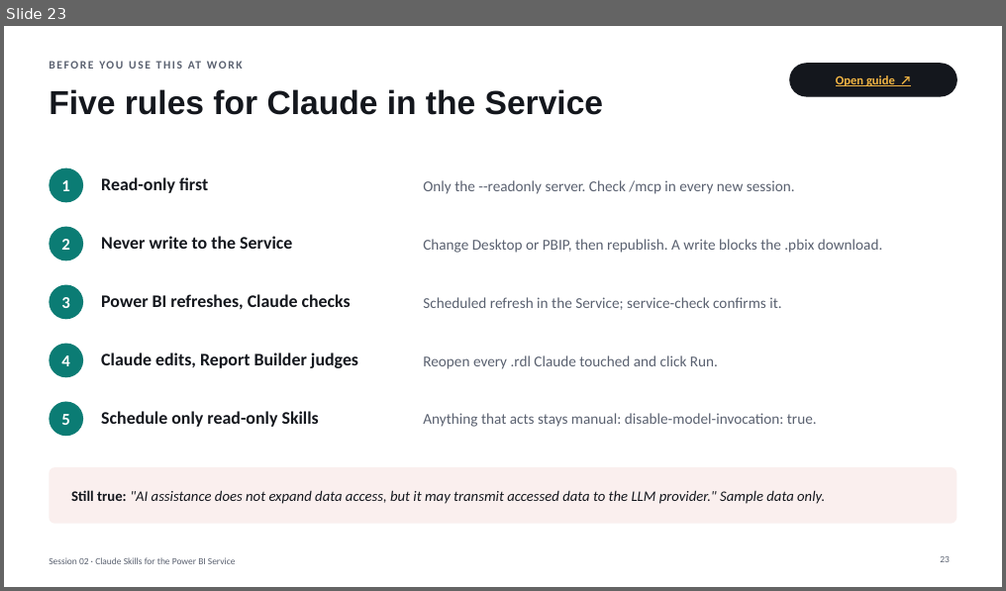
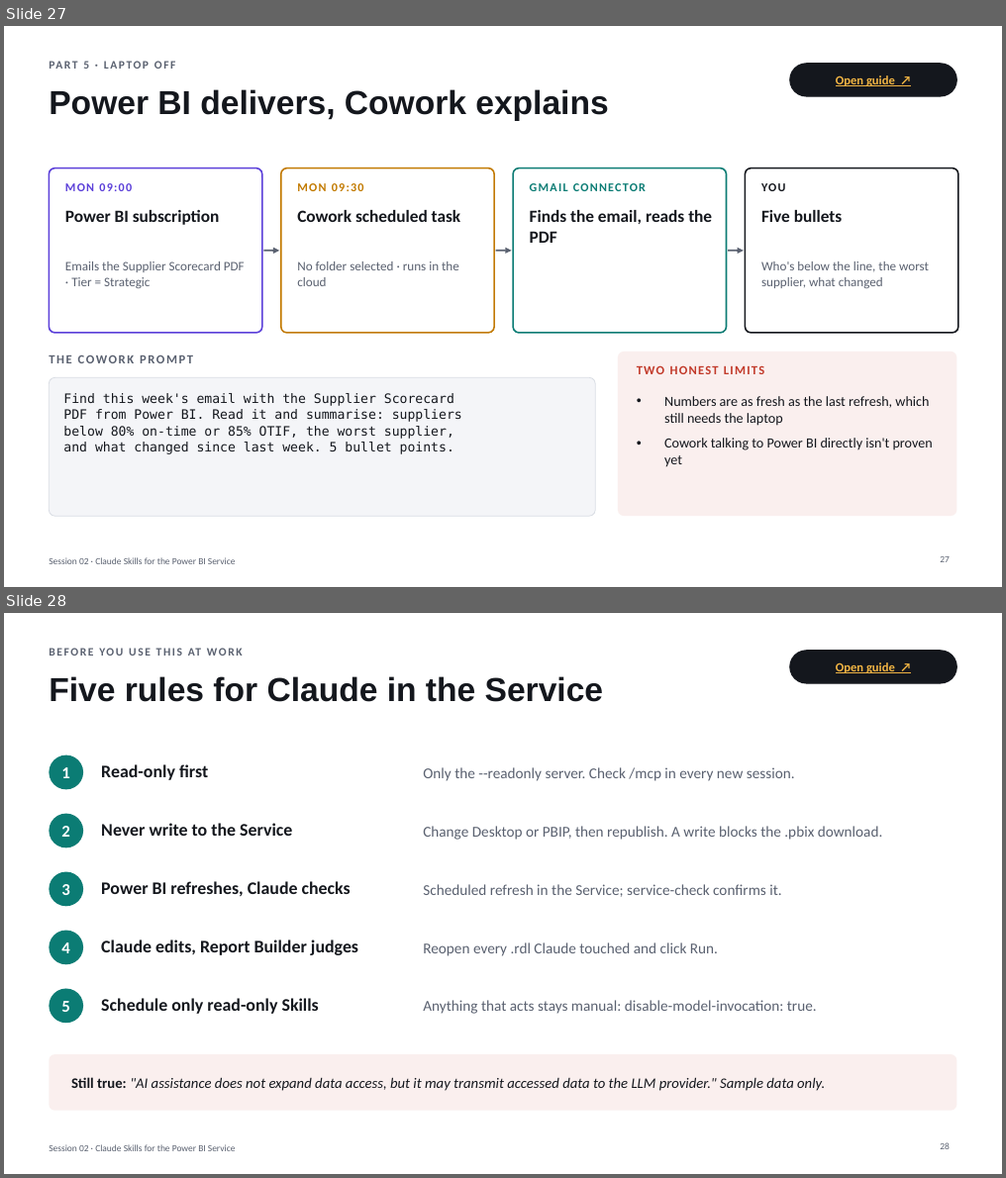
Before and after one commit to kumar98rishav-oss/Claude-AI-Power-BI, a slide deck: session-02/Session02_PowerBI_Service_Paginated_Skills.pptx. Shown one above the other, each under a label of ours: slide 23 before the commit, slides 27 and 28 after it. The pictures are 1006x591 and 1006x1178 pixels, drawn with LibreOffice and Linux fonts; fonts in the diff are those of the drawing. Boxes give left, top, right and bottom in pixels: in the first picture for what was removed or moved away, otherwise in the second. Text is boxed around its words. In the diff, an @@ line names an element or a change of style, - is before the commit and + after.

```diff
--- a/session-02/Session02_PowerBI_Service_Paginated_Skills.pptx
+++ b/session-02/Session02_PowerBI_Service_Paginated_Skills.pptx
@@ slide 27 added at [4,26,1002,587], background #FFFFFF; not listed: 1 template element that a slide beside it also shows @@
@@ text added at [83,61,89,69], 11 pt, text #5A6170, bold @@
+PART 5 · LAPTOP OFF
@@ rounded rectangle added at [790,64,957,96], fill #14171D, outline #14171D 1 pt @@
@@ text added at [836,76,895,86], 12 pt, text #F2B544, bold, underline @@
+Open guide ↗
@@ title added at [49,89,608,121], 32 pt, text #14171D, bold @@
+Power BI delivers, Cowork explains
@@ rounded rectangle added at [49,169,262,333], fill #FFFFFF, outline #5B3FD9 1.5 pt @@
@@ rounded rectangle added at [281,169,494,333], fill #FFFFFF, outline #C27A00 1.5 pt @@
@@ rounded rectangle added at [513,169,727,333], fill #FFFFFF, outline #0B7C74 1.5 pt @@
@@ rounded rectangle added at [746,169,958,333], fill #FFFFFF, outline #14171D 1.5 pt @@
@@ text added at [65,183,132,191], 11.5 pt, text #5B3FD9, bold @@
+MON 09:00
@@ text added at [297,183,364,191], 11.5 pt, text #C27A00, bold @@
+MON 09:30
@@ text added at [530,179,713,202], 11.5 pt, text #0B7C74, bold @@
+GMAIL CONNECTOR
@@ text added at [761,179,945,202], 11.5 pt, text #14171D, bold @@
+YOU
@@ text added at [65,210,220,225], 16.5 pt, text #14171D, bold @@
+Power BI subscription
@@ text added at [297,210,461,222], 16.5 pt, text #14171D, bold @@
+Cowork scheduled task
@@ text added at [530,210,712,243], 16.5 pt, text #14171D, bold @@
+Finds the email, reads the PDF
@@ text added at [761,210,842,222], 16.5 pt, text #14171D, bold @@
+Five bullets
@@ text added at [65,262,245,288], 12.5 pt, text #5A6170 @@
+Emails the Supplier Scorecard PDF · Tier = Strategic
@@ arrow added from (263, 251) to (279, 251), #5A6170 1.75 pt @@
@@ text added at [297,262,459,286], 12.5 pt, text #5A6170 @@
+No folder selected · runs in the cloud
@@ arrow added from (496, 251) to (512, 251), #5A6170 1.75 pt @@
@@ arrow added from (728, 251) to (744, 251), #5A6170 1.75 pt @@
@@ text added at [761,262,929,288], 12.5 pt, text #5A6170 @@
+Who's below the line, the worst supplier, what changed
@@ rounded rectangle added at [618,352,957,516], fill #C23A2A at 8% opacity @@
@@ text added at [49,356,193,364], 12 pt, text #5A6170, bold @@
+THE COWORK PROMPT
@@ rounded rectangle added at [49,377,595,516], fill #F4F5F8, outline #D9DDE4 0.75 pt @@
@@ text added at [637,366,764,374], 12 pt, text #C23A2A, bold @@
+TWO HONEST LIMITS
@@ text added at [63,393,462,455], 12.5 pt, text #14171D @@
+Find this week's email with the Supplier Scorecard
+PDF from Power BI. Read it and summarise: suppliers
+below 80% on-time or 85% OTIF, the worst supplier,
+and what changed since last week. 5 bullet points.
@@ text added at [664,396,933,468], 13.5 pt, text #14171D @@
+• Numbers are as fresh as the last refresh, which still needs the laptop
+• Cowork talking to Power BI directly isn't proven yet
@@ page number added at [940,557,949,563], 9 pt, text #5A6170 @@
+27
@@ what was slide 23 is now slide 28 @@
```
Also in this commit, not shown: 3 slides changed, 4 other slides added, 2 other files.
